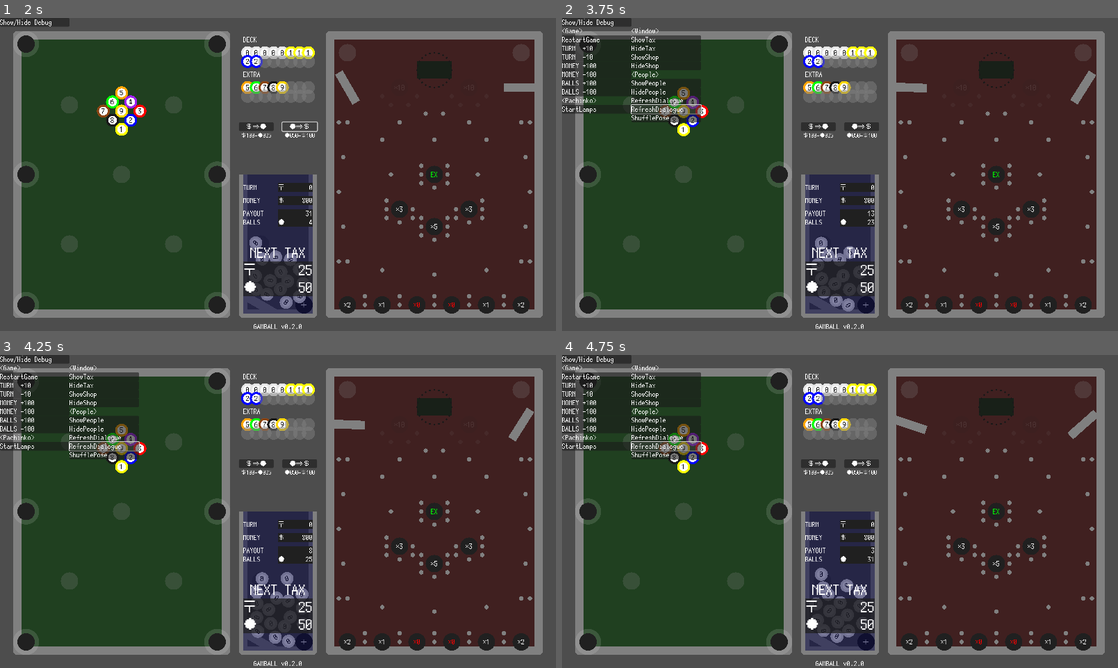
Above: before the commit, frames 1-4 (two rows, left to right).
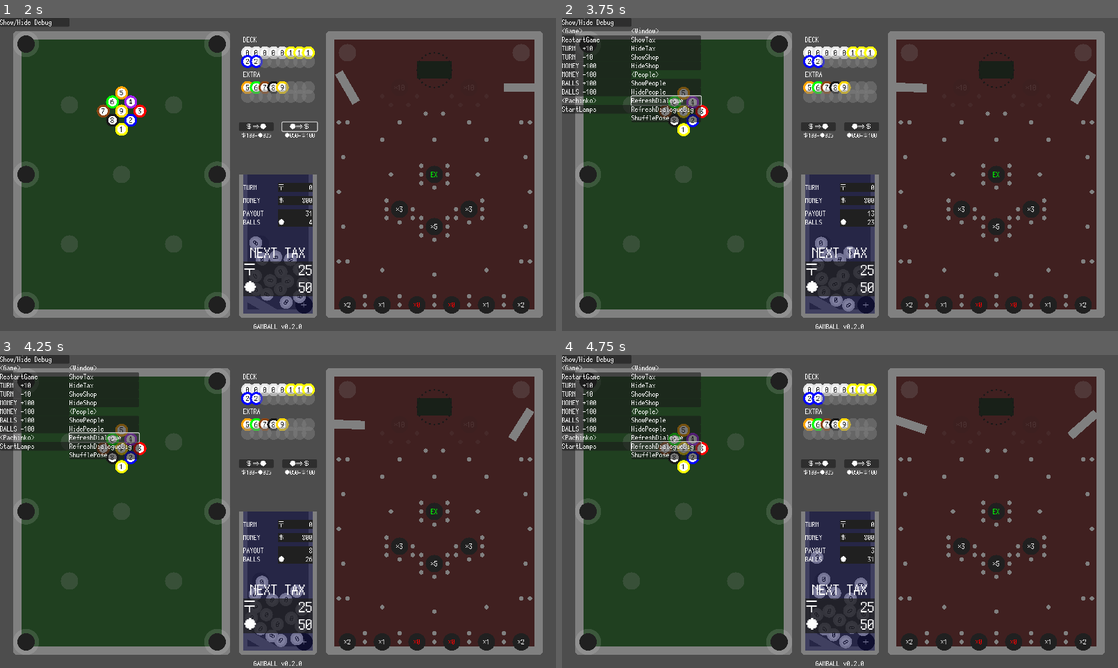
Above: after the commit, the same moments.

Repository: kamikoloss/gamball
Game: Godot game, scene res://scenes/game.tscn
Same seed, same stepped clock (60 frames per second), same inputs: the game is played once before the commit and once after it.
Inputs:
- Up to frame 1 (2 s): click "＄⇒●" at 0.5 s; click "●⇒＄" at 1.25 s
- Up to frame 2 (3.75 s): click "Show/Hide Debug" at 2 s; click "RefreshDialogue" at 2.75 s; click "RefreshDialogue" at 3.5 s
- Up to frame 3 (4.25 s): no input
- Up to frame 4 (4.75 s): click "RefreshDialogue" (after the commit: "RefreshDialogueBig") at 4.25 s

Frame 1 is identical in both runs. In frame 2, 0.2% of the frame differs, in the area x 12-53%, y 24-94%; in frame 3, 0.7%, in the area x 12-57%, y 24-94%; in frame 4, 0.6%.

Commit message:
Tax 支払い前にバニーガールがカウントダウンするようにした

Diff:
--- a/scenes/bunny.tscn
+++ b/scenes/bunny.tscn
@@ -9,8 +9,6 @@
 [node name="Bunny" type="Control" node_paths=PackedStringArray("_base_texture", "_pose_a", "_pose_a_parts_1", "_pose_a_parts_2", "_pose_a_parts_3", "_pose_a_parts_4", "_pose_b", "_pose_b_parts_1", "_pose_b_parts_2", "_pose_b_parts_3", "_pose_b_parts_4")]
 layout_mode = 3
 anchors_preset = 0
-offset_right = 1200.0
-offset_bottom = 1600.0
 script = ExtResource("1_lr22c")
 _base_texture = NodePath("Base")
 _pose_a = NodePath("PoseA")
@@ -26,12 +24,15 @@
 
 [node name="Base" type="TextureRect" parent="."]
 layout_mode = 0
-offset_right = 1200.0
+offset_left = -600.0
+offset_right = 600.0
 offset_bottom = 1600.0
 texture = ExtResource("9_yblo7")
 
 [node name="PoseA" type="Control" parent="."]
 anchors_preset = 0
+offset_left = -600.0
+offset_right = -600.0
 
 [node name="Parts1" type="TextureRect" parent="PoseA"]
 layout_mode = 0
@@ -61,6 +62,8 @@
 visible = false
 layout_mode = 3
 anchors_preset = 0
+offset_left = -600.0
+offset_right = -600.0
 
 [node name="Parts1" type="TextureRect" parent="PoseB"]
 layout_mode = 0
--- a/scenes/game.tscn
+++ b/scenes/game.tscn
@@ -1322,29 +1322,6 @@
 
 [node name="Walls" type="Node2D" parent="Stack"]
 modulate = Color(0.501961, 0.501961, 0.501961, 1)
-
-[node name="Wall" type="StaticBody2D" parent="Stack/Walls"]
-visible = false
-position = Vector2(640, 360)
-scale = Vector2(8, 1)
-
-[node name="TextureRect" type="TextureRect" parent="Stack/Walls/Wall"]
-anchors_preset = 8
-anchor_left = 0.5
-anchor_top = 0.5
-anchor_right = 0.5
-anchor_bottom = 0.5
-offset_left = -10.0
-offset_top = -10.0
-offset_right = 10.0
-offset_bottom = 10.0
-grow_horizontal = 2
-grow_vertical = 2
-texture = ExtResource("4_b0m3n")
-expand_mode = 1
-
-[node name="CollisionShape2D" type="CollisionShape2D" parent="Stack/Walls/Wall"]
-shape = SubResource("RectangleShape2D_fi0lo")
 
 [node name="Wall2" type="StaticBody2D" parent="Stack/Walls"]
 position = Vector2(640, 680)
@@ -1783,10 +1760,10 @@
 
 [node name="Bunny" parent="UI/People" instance=ExtResource("15_jt5ld")]
 layout_mode = 0
-offset_left = 700.0
+offset_left = 1000.0
 offset_top = 40.0
-offset_right = 1900.0
-offset_bottom = 1640.0
+offset_right = 1000.0
+offset_bottom = 40.0
 scale = Vector2(0.5, 0.5)
 _parts_1_textures = Array[Texture]([ExtResource("16_cjk3l"), ExtResource("17_mt5cg"), ExtResource("18_l12bf")])
 _parts_2_textures = Array[Texture]([ExtResource("17_qj08e"), ExtResource("20_r8nov")])
@@ -1794,10 +1771,10 @@
 
 [node name="Bunny2" parent="UI/People" instance=ExtResource("15_jt5ld")]
 visible = false
-offset_left = 700.0
+offset_left = 1000.0
 offset_top = 40.0
-offset_right = 1900.0
-offset_bottom = 1640.0
+offset_right = 1000.0
+offset_bottom = 40.0
 scale = Vector2(0.5, 0.5)
 _is_show_base = false
 _parts_1_textures = Array[Texture]([ExtResource("24_d3cdg"), ExtResource("25_tj6hx")])
@@ -1844,6 +1821,7 @@
 autowrap_mode = 1
 
 [node name="DialogueBig" type="Label" parent="UI/People/Bubble"]
+layout_mode = 0
 offset_left = 10.0
 offset_top = 10.0
 offset_right = 770.0
@@ -2760,6 +2738,7 @@
 vertical_alignment = 1
 
 [node name="<People>" type="Label" parent="UIDebug/DebugWindow"]
+layout_mode = 0
 offset_left = 160.0
 offset_top = 120.0
 offset_right = 800.0
@@ -2825,6 +2804,7 @@
 vertical_alignment = 1
 
 [node name="RefreshDialogueBig" type="Button" parent="UIDebug/DebugWindow"]
+layout_mode = 0
 offset_left = 160.0
 offset_top = 200.0
 offset_right = 320.0
@@ -2838,7 +2818,7 @@
 scale = Vector2(0.25, 0.25)
 theme_override_fonts/font = ExtResource("10_w3wxc")
 theme_override_font_sizes/font_size = 64
-text = "RefreshDialogue"
+text = "RefreshDialogueBig"
 vertical_alignment = 1
 
 [node name="ShufflePose" type="Button" parent="UIDebug/DebugWindow"]
--- a/scripts/game.gd
+++ b/scripts/game.gd
@@ -3,6 +3,7 @@
 
 
 enum TaxType { Money, Balls }
+enum TweenType { TaxCountDown }
 
 
 # DECK の最大数
@@ -87,6 +88,9 @@
 # 次に訪れる Tax
 var _next_tax_index = 0
 
+# { TweenType: Tween, ... }
+var _tweens: Dictionary = {}
+
 
 func _ready() -> void:
 	# 初期化
@@ -97,14 +101,13 @@
 	# Input
 	_billiards_board.input_event.connect(_on_billiards_board_input)
 
-	# Signal
+	# Signal (GameUi)
 	_game_ui.buy_balls_button_pressed.connect(_on_buy_balls_button_pressed)
 	_game_ui.sell_balls_button_pressed.connect(_on_sell_balls_button_pressed)
 	_game_ui.tax_pay_button_pressed.connect(_on_tax_pay_button_pressed)
 	_game_ui.shop_exit_button_pressed.connect(_on_shop_exit_button_pressed)
 	_game_ui.info_button_pressed.connect(_on_info_button_pressed)
 	_game_ui.people_touch_button_pressed.connect(_on_people_touch_button_pressed)
-
 	# Signal (Hole)
 	for maybe_hole in get_tree().get_nodes_in_group("hole"):
 		if maybe_hole is Hole:
@@ -221,7 +224,6 @@
 	# TODO: JSON に逃がす
 	var dialogue_list = [
 		"GAMBALL は近未来のバーチャルハイリスクハイリターンギャンブルだよ！",
-		"ゲームを続けたいなら定期的にプレイ料を払ってね。真ん中の下らへんに出てるやつ。",
 		"ビリヤードポケットに入った玉はパチンコ盤面上に出現するよ。",
 		"水色の??玉が他の玉にぶつかる前にビリヤードポケットに落ちるとなくなるから気をつけてね！",
 	]
@@ -408,18 +410,46 @@
 	else:
 		_game_ui.refresh_next_clear()
 
+
 # 1ターン進める
 func _go_to_next_turn() -> void:
 	turn += 1
 
 	if _next_tax_index < TAX_LIST.size():
 		if turn == TAX_LIST[_next_tax_index][0]:
-			_game_ui.show_tax_window()
-			_game_ui.show_people_window() # 連動
-
-
+			_start_tax_count_down()
+
+
+# Tax Window 表示までのカウントダウンを開始する
+func _start_tax_count_down() -> void:
+	# People を表示する
+	_game_ui.refresh_dialogue_big_label("延長のお時間で～す")
+	_game_ui.show_people_window()
+
+	# カウントダウンを開始する
+	var tween = _get_tween(TweenType.TaxCountDown)
+	tween.tween_interval(2.0)
+	tween.tween_callback(func(): _game_ui.refresh_dialogue_big_label("さ～～ん"))
+	tween.tween_interval(1.0)
+	tween.tween_callback(func(): _game_ui.refresh_dialogue_big_label("に～～い"))
+	tween.tween_interval(1.0)
+	tween.tween_callback(func(): _game_ui.refresh_dialogue_big_label("い～～ち"))
+	tween.tween_interval(1.0)
+	# Tax Window を表示する
+	tween.tween_callback(func(): _game_ui.show_tax_window())
+	tween.tween_callback(func(): _game_ui.refresh_dialogue_label("ゲームを続けたいなら延長料を払ってね～。\n真ん中の下らへんに出てるやつ。"))
+
+
+# Product に MONEY を伝達する
 # TODO: Autoload にしたらいらなくなる
 func _set_money_to_products() -> void:
 	for maybe_product in _products.get_children():
 		if maybe_product is Product:
 			maybe_product.main_money = money
+
+
+func _get_tween(type: TweenType) -> Tween:
+	if _tweens.has(type):
+		_tweens[type].kill()
+	_tweens[type] = create_tween()
+	return _tweens[type]
--- a/scripts/game_ui_debug.gd
+++ b/scripts/game_ui_debug.gd
@@ -35,13 +35,13 @@
 @export var _shuffle_pose_button: Button
 
 
-var _dialogue_sample_list = [
+var _sample_dialogue_list = [
 	"セリフサンプルだよ。セリフサンプルだよ。セリフサンプルだよ。(030+04)",
 	"セリフサンプルだよ。セリフサンプルだよ。セリフサンプルだよ。セリフサンプルだよ。セリフサンプルだよ。セリフサンプルだよ。(060+04)",
 	"セリフサンプルだよ。セリフサンプルだよ。セリフサンプルだよ。セリフサンプルだよ。セリフサンプルだよ。セリフサンプルだよ。セリフサンプルだよ。セリフサンプルだよ。セリフサンプルだよ。(090+04)",
 	"セリフサンプルだよ。セリフサンプルだよ。セリフサンプルだよ。セリフサンプルだよ。セリフサンプルだよ。セリフサンプルだよ。セリフサンプルだよ。セリフサンプルだよ。セリフサンプルだよ。セリフサンプルだよ。セリフサンプルだよ。セリフサンプルだよ。(120+04)",
 ]
-var _dialogue_big_sample_list = [
+var _sample_dialogue_big_list = [
 	"セリフサンプルだよ～！",
 	"セリフサンプルだよ～！\nセリフサンプルだよ～！",
 ]
@@ -68,6 +68,6 @@
 
 	_show_people_button.pressed.connect(func(): _game_ui.show_people_window())
 	_hide_people_button.pressed.connect(func(): _game_ui.hide_people_window())
-	_refresh_dialogue_button.pressed.connect(func(): _game_ui.refresh_dialogue_label(_dialogue_sample_list.pick_random()))
-	_refresh_dialogue_big_button.pressed.connect(func(): _game_ui.refresh_dialogue_big_label(_dialogue_big_sample_list.pick_random()))
+	_refresh_dialogue_button.pressed.connect(func(): _game_ui.refresh_dialogue_label(_sample_dialogue_list.pick_random()))
+	_refresh_dialogue_big_button.pressed.connect(func(): _game_ui.refresh_dialogue_big_label(_sample_dialogue_big_list.pick_random()))
 	_shuffle_pose_button.pressed.connect(func(): _bunny.shuffle_pose())
